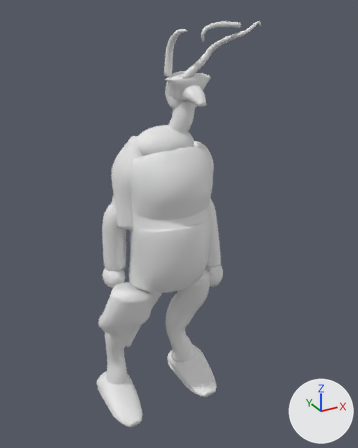
The glTF model design/model_sheets/aruun/fidelity/proxy/proxy.glb as it was, and as the next commit left it.
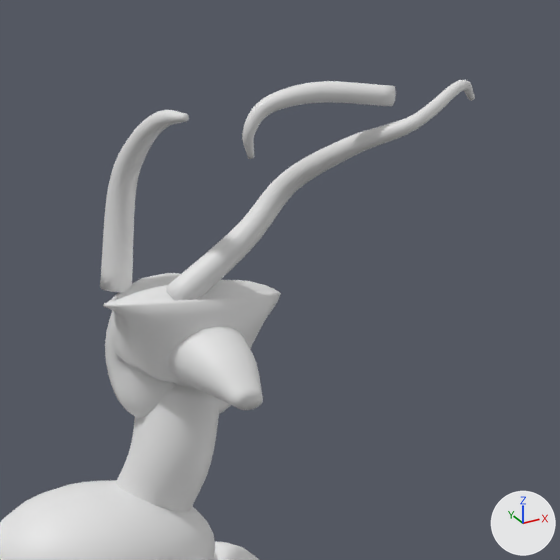
Each version is shown whole from a 50 mm camera at (-1.256, -2.383, 2.463) aimed at (0.035, -0.035, 1.289), then close up on the part from 39% to 79% of the width and 0% to 33% of the height. The axes (+X, +Y, +Z) are drawn at lower right. The lights are the same throughout. The older version's two pictures come first.

The older version as bpy lines, for what is in view:
```python
me_horna = bpy.data.meshes.new('hornA')
me_horna.from_pydata(...)  # 402 vertices, 800 faces; spans x -0.022..0.022, y -0.17..0.042, z 2.127..2.363
me_horna.materials.append(mat_clay)  # white #e7e7e7
me_hornb = bpy.data.meshes.new('hornB')
me_hornb.from_pydata(...)  # 594 vertices, 1184 faces; spans x 0.026..0.368, y -0.329..-0.05, z 2.104..2.397
me_hornb.materials.append(mat_clay)  # white #e7e7e7
me_hornb_tooth = bpy.data.meshes.new('hornB_tooth')
me_hornb_tooth.from_pydata(...)  # 402 vertices, 800 faces; spans x 0.042..0.224, y -0.311..-0.226, z 2.308..2.397
me_hornb_tooth.materials.append(mat_clay)  # white #e7e7e7
me_snout = bpy.data.meshes.new('snout')
me_snout.from_pydata(...)  # 306 vertices, 608 faces; spans x 0.015..0.165, y -0.195..0.011, z 1.989..2.119
me_snout.materials.append(mat_clay)  # white #e7e7e7
ob_horna = bpy.data.objects.new('hornA', me_horna)
ob_horna.location = (0.0, 0.0, 0.0)
ob_hornb = bpy.data.objects.new('hornB', me_hornb)
ob_hornb.location = (0.0, 0.0, 0.0)
ob_hornb_tooth = bpy.data.objects.new('hornB_tooth', me_hornb_tooth)
ob_hornb_tooth.location = (0.0, 0.0, 0.0)
ob_snout = bpy.data.objects.new('snout', me_snout)
ob_snout.location = (0.0, 0.0, 0.0)
# also in view: 'neck' at (0.051, 0.022, 1.862); 'cranium' at (0.09, 0.002, 2.049); 'neckbase' at (-0.02, 0.035, 1.76)
```
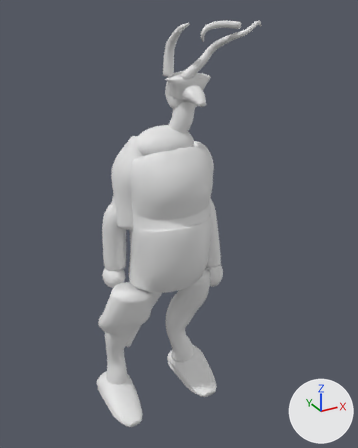
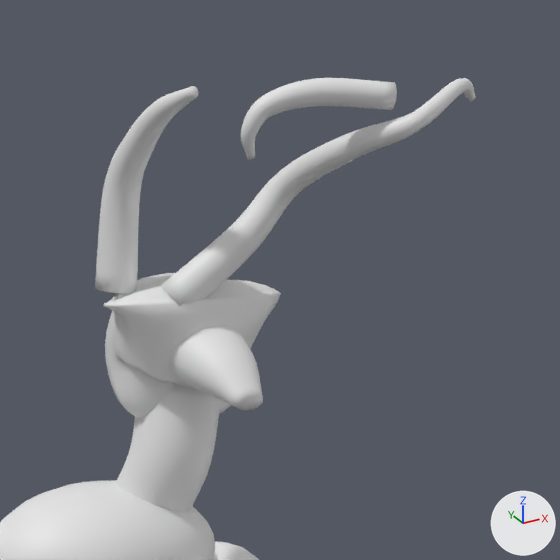
Where the change shows, as pixel boxes (x1, y1, x2, y2) in the close-ups (560 x 560 px):
'hornB', reshaped: before (166, 80, 475, 301); after (161, 78, 476, 306)
'hornA', reshaped (16% wider, 14% taller): before (100, 110, 189, 292); after (95, 86, 198, 293)
'hornB_tooth', reshaped: before (242, 81, 396, 159); after (241, 78, 397, 159)

Edits to the bpy script that builds the scene:
```text
Change me_horna:
    used by ob_horna; location = (0.0, 0.0, 0.0)
    remove me_horna.from_pydata(...)  # 402 vertices, 800 faces; spans x -0.022..0.022, y -0.17..0.042, z 2.127..2.363
    add me_horna.from_pydata(...)  # 402 vertices, 800 faces; spans x -0.029..0.029, y -0.192..0.049, z 2.126..2.392
    me_horna part 1: 401 of 402 vertices moved; they spanned x -0.022..0.022, y -0.17..0.042, z 2.127..2.363 and now span x -0.029..0.029, y -0.192..0.049, z 2.126..2.392; mean shift (0.0, -0.002, 0.006); largest move (0.0, -0.17, 2.36) -> (0.0, -0.188, 2.392)
Change me_hornb:
    used by ob_hornb; location = (0.0, 0.0, 0.0)
    remove me_hornb.from_pydata(...)  # 594 vertices, 1184 faces; spans x 0.026..0.368, y -0.329..-0.05, z 2.104..2.397
    add me_hornb.from_pydata(...)  # 594 vertices, 1184 faces; spans x 0.022..0.368, y -0.332..-0.044, z 2.099..2.399
    me_hornb part 2: 592 of 594 vertices moved; they spanned x 0.026..0.368, y -0.329..-0.05, z 2.104..2.397 and now span x 0.022..0.368, y -0.332..-0.044, z 2.099..2.399; mean shift (0.0, 0.0, 0.0); largest move (0.03, -0.06, 2.135) -> (0.027, -0.057, 2.14)
Change me_hornb_tooth:
    used by ob_hornb_tooth; location = (0.0, 0.0, 0.0)
    remove me_hornb_tooth.from_pydata(...)  # 402 vertices, 800 faces; spans x 0.042..0.224, y -0.311..-0.226, z 2.308..2.397
    add me_hornb_tooth.from_pydata(...)  # 402 vertices, 800 faces; spans x 0.04..0.225, y -0.315..-0.225, z 2.308..2.401
    me_hornb_tooth part 3: 400 of 402 vertices moved; they spanned x 0.042..0.224, y -0.311..-0.226, z 2.308..2.397 and now span x 0.04..0.225, y -0.315..-0.225, z 2.308..2.401; mean shift (0.0, 0.0, 0.0); largest move (0.161, -0.27, 2.378) -> (0.161, -0.267, 2.375)
```
